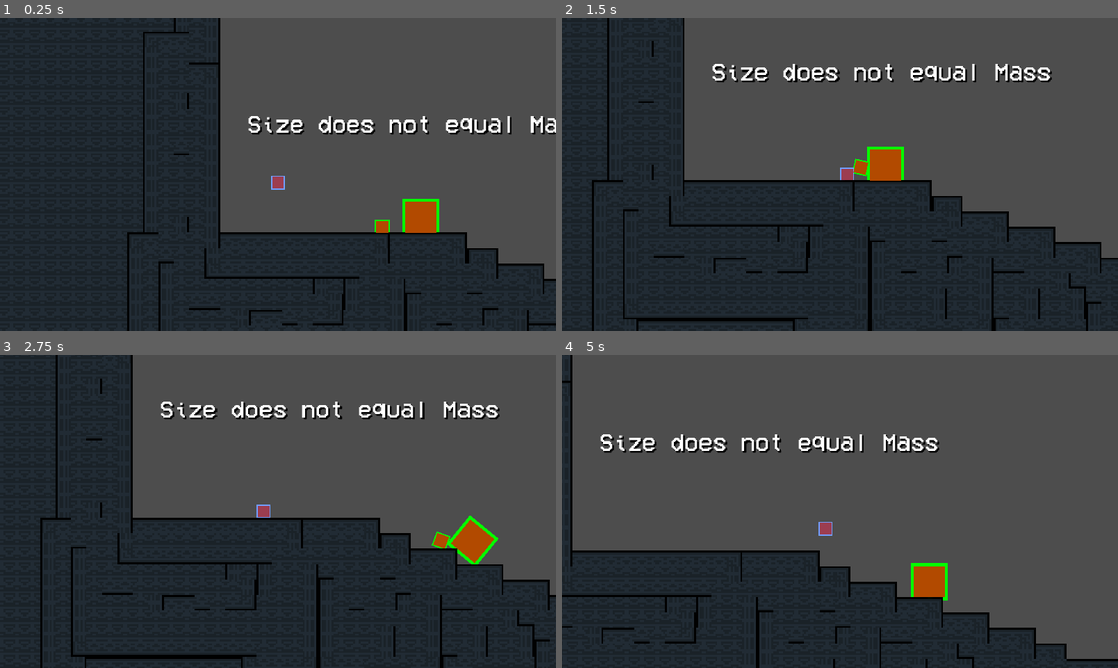
Above: before the commit, frames 1-4 (two rows, left to right).
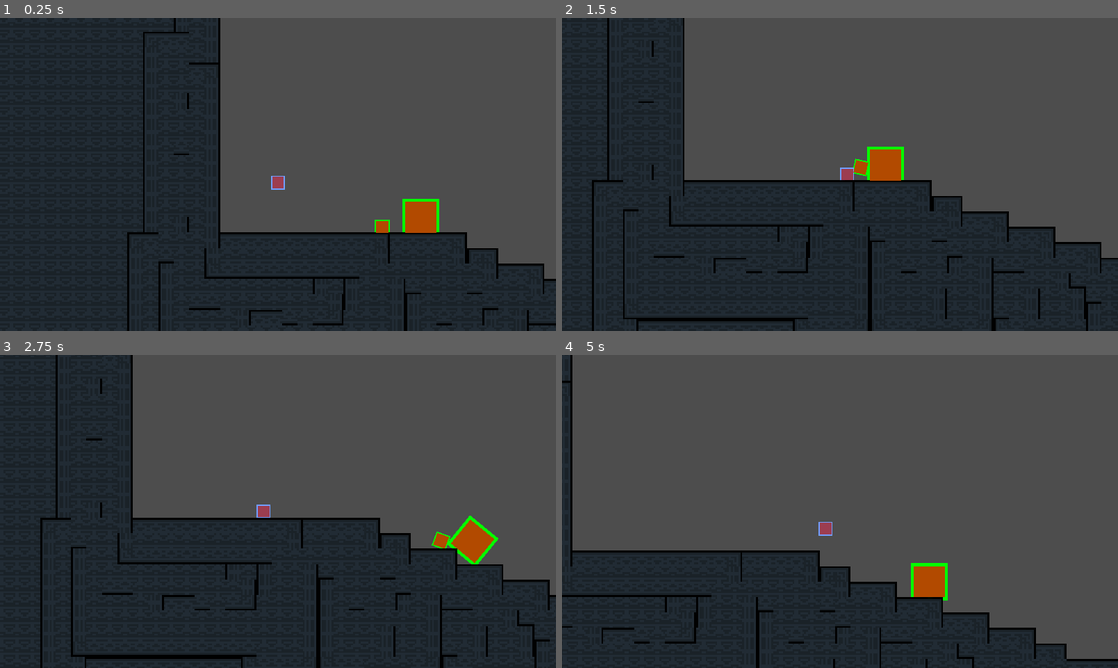
Above: after the commit, the same moments.

Repository: kapa-Nitori/nitori-gmtk-2024
Game: Godot game, scene res://scenes/level_template.tscn
Two runs of this game, one before a commit and one after it. Both use one fixed random seed, a clock stepped at 60 frames per second and the inputs below.
Inputs (mouse positions are in pixels of both pictures, inside the frame that each line leads up to):
- Up to frame 1 (0.25 s): no input
- Up to frame 2 (1.5 s): move the mouse to (962, 158) at 0.52 s; hold Right mouse button (hold_block) 0.53-1.28 s; hold D (right) from 0.53 s (still down); tap Space (jump) at 0.77 s; move the mouse to (728, 190) at 1.27 s; click (728, 190) at 1.35 s
- Up to frame 3 (2.75 s): tap Space (jump) at 1.52 s; move the mouse to (333, 442) at 2.02 s; release D (right) at 2.03 s; hold A (left) from 2.03 s (still down); hold Right mouse button (hold_block) from 2.03 s (still down)
- Up to frame 4 (5 s): move the mouse to (812, 574) at 2.77 s; release A (left) at 2.78 s; release Right mouse button (hold_block) at 2.78 s; hold D (right) 2.78-4.28 s; click (812, 574) at 2.85 s; tap Space (jump) at 3.02, 3.77, 4.52 s; move the mouse to (1006, 558) at 3.52 s; hold Right mouse button (hold_block) 3.53-4.28 s; move the mouse to (673, 464) at 4.27 s; hold A (left) from 4.28 s (still down); click (673, 464) at 4.35 s

The runs differ from the first frame. In frame 1, 1.5% of the frame differs, in the area x 44-100%, y 31-38%; in frame 2, 1.7%, in the area x 27-89%, y 14-21%; in frame 3, 1.6%; in frame 4, 1.7%.

Commit message:
removed a label

Diff:
--- a/Lucky Mallet/scenes/level_template.tscn
+++ b/Lucky Mallet/scenes/level_template.tscn
@@ -1,9 +1,8 @@
-[gd_scene load_steps=9 format=3 uid="uid://dkcpdcgvmidk3"]
+[gd_scene load_steps=8 format=3 uid="uid://dkcpdcgvmidk3"]
 
 [ext_resource type="Texture2D" uid="uid://djmnutc5li4ja" path="res://tileset.png" id="1_v87at"]
 [ext_resource type="PackedScene" uid="uid://cmkffe4o3ntta" path="res://scenes/player.tscn" id="1_xibmy"]
 [ext_resource type="PackedScene" uid="uid://j1h6xeqeq1cc" path="res://scenes/box.tscn" id="2_sgpfh"]
-[ext_resource type="LabelSettings" uid="uid://d2t27eps8vsew" path="res://scenes/FontSettings.tres" id="4_rokt6"]
 
 [sub_resource type="TileSetAtlasSource" id="TileSetAtlasSource_ic7s3"]
 texture = ExtResource("1_v87at")
@@ -127,11 +126,3 @@
 position = Vector2(256, -40)
 physics_material_override = SubResource("PhysicsMaterial_7x7vh")
 mass_default = 0.2
-
-[node name="Label" type="Label" parent="."]
-offset_left = -104.0
-offset_top = -248.0
-offset_right = 1312.0
-offset_bottom = -160.0
-text = "Size does not equal Mass"
-label_settings = ExtResource("4_rokt6")
